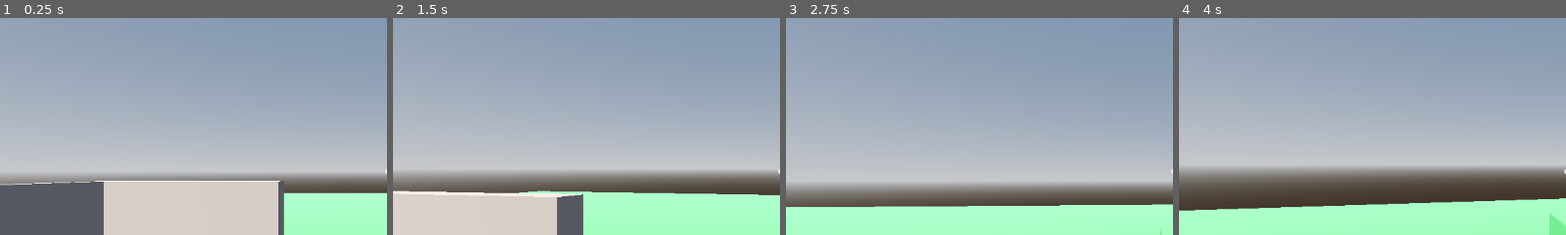
Above: before the commit, frames 1-4 (left to right).
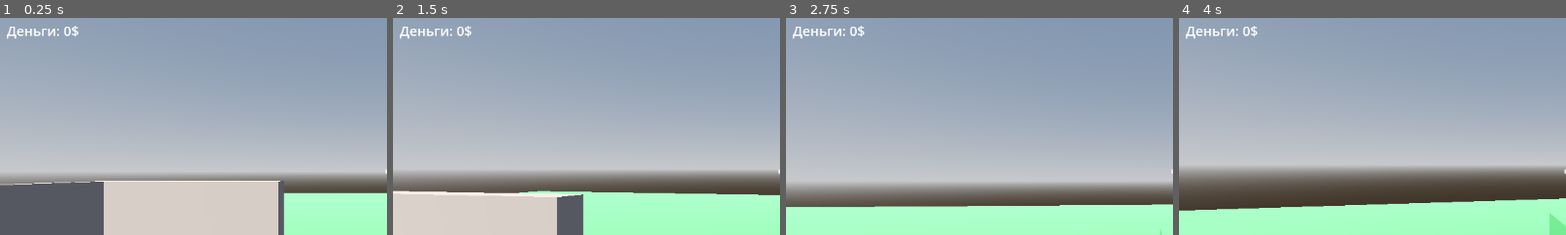
Above: after the commit, the same moments.

Repository: kem4ikkk/ubeziche
Game: Godot game, scene res://scenes/main.tscn
Same seed, same stepped clock (60 frames per second), same inputs: the game is played once before the commit and once after it.
Inputs (mouse positions are % of the whole screen's width and height, from its top left):
- Up to frame 1 (0.25 s): no input
- Up to frame 2 (1.5 s): tap Enter at 0.5 s; move the mouse to (55, 50) at 0.52 s; hold W from 0.53 s (still down); tap R at 0.6 s; click (55, 50) at 0.67 s; tap Space at 0.77 s; move the mouse to (45, 50) at 1.27 s; tap B at 1.35 s
- Up to frame 3 (2.75 s): keep holding W; tap Space at 1.52 s; move the mouse to (52, 48) at 2.02 s; tap C at 2.1 s
- Up to frame 4 (4 s): keep holding W; move the mouse to (49, 52) at 2.77 s; tap 1 at 2.85 s; click (49, 52) at 2.92 s; tap Space at 3.02, 3.77 s; move the mouse to (57, 51) at 3.52 s; tap 2 at 3.6 s
The pictures show only the part of the screen within x 0-50%, y 15-65%; the shares and areas given below are measured in that part.

The runs differ from the first frame. In frame 1, 0.4% of the frame differs, in the area x 1-21%, y 3-10%; in frame 2, 0.4%; in frame 3, 0.4%; in frame 4, 0.4%.

Commit message:
Двойная экономика: деньги за убийство зомби (Этап 4.7.2)
InventorySystem получил вторую валюту `money` (отдельно от инвентаря
ресурсов) с сигналом `money_changed` и методами add_money/spend_money/
get_money. Зомби при смерти начисляют деньги (zombie.gd: money_reward —
обычный 10, танк 30 в zombie_tank.tscn). HUD показывает строку
«Деньги: N$» (MoneyLabel, сигнал money_changed). Разделение веток:
дерево/камень — на крафт и постройку, деньги — на покупки в мастерской.

Проверено через capture-режим: после 6 убитых танков на счету 190$.

Co-Authored-By: Claude Opus 4.8 <noreply@anthropic.com>

Diff:
--- a/scenes/hud.tscn
+++ b/scenes/hud.tscn
@@ -27,6 +27,16 @@
 text = "Wood: 0
 Stone: 0
 Wall: 0"
+theme_override_font_sizes/font_size = 20
+
+[node name="MoneyLabel" type="Label" parent="."]
+anchor_left = 0.0
+anchor_top = 0.0
+anchor_right = 0.2
+anchor_bottom = 0.15
+offset_left = 10.0
+offset_top = 100.0
+text = "Деньги: 0$"
 theme_override_font_sizes/font_size = 20
 
 [node name="HealthLabel" type="Label" parent="."]
--- a/scenes/zombie_tank.tscn
+++ b/scenes/zombie_tank.tscn
@@ -26,6 +26,7 @@
 drop_chance = 0.5
 drop_amount_min = 1
 drop_amount_max = 3
+money_reward = 30
 
 [node name="CollisionShape3D" type="CollisionShape3D" parent="."]
 transform = Transform3D(1, 0, 0, 0, 1, 0, 0, 0, 1, 0, 1.3, 0)
--- a/scripts/hud.gd
+++ b/scripts/hud.gd
@@ -3,6 +3,7 @@
 extends CanvasLayer
 
 @onready var inventory_label: Label = $InventoryLabel
+@onready var money_label: Label = $MoneyLabel
 @onready var health_label: Label = $HealthLabel
 @onready var ammo_label: Label = $AmmoLabel
 @onready var phase_label: Label = $PhaseLabel
@@ -18,6 +19,8 @@
 	process_mode = Node.PROCESS_MODE_ALWAYS
 	InventorySystem.inventory_changed.connect(_on_inventory_changed)
 	_on_inventory_changed(InventorySystem.inventory)
+	InventorySystem.money_changed.connect(_on_money_changed)
+	_on_money_changed(InventorySystem.money)
 
 	var player := get_tree().get_first_node_in_group("player")
 	if is_instance_valid(player) and player.has_node("HealthComponent"):
@@ -61,6 +64,10 @@
 	inventory_label.text = text.strip_edges()
 
 
+func _on_money_changed(amount: int) -> void:
+	money_label.text = "Деньги: %d$" % amount
+
+
 func _on_health_changed(current: float, maximum: float) -> void:
 	health_label.text = "HP: %d / %d" % [current, maximum]
 
--- a/scripts/inventory_system.gd
+++ b/scripts/inventory_system.gd
@@ -4,11 +4,17 @@
 extends Node
 
 signal inventory_changed(inventory: Dictionary)
+signal money_changed(amount: int)  ## деньги — вторая валюта (Этап 4.7.2)
 
 var inventory: Dictionary = {
 	"wood": 0,
 	"stone": 0,
 }
+
+# Деньги (Этап 4.7.2): отдельная валюта, не входит в inventory.
+# Ресурсы (дерево/камень) идут на крафт и постройку, деньги — на покупки
+# в мастерской (стены, лечение). Деньги капают за убийство зомби.
+var money: int = 0
 
 
 func _ready() -> void:
@@ -35,3 +41,23 @@
 ## Получить количество ресурса.
 func get_resource(resource_type: String) -> int:
 	return inventory.get(resource_type, 0)
+
+
+## Начислить деньги (Этап 4.7.2): например, за убийство зомби.
+func add_money(amount: int) -> void:
+	money += amount
+	money_changed.emit(money)
+
+
+## Потратить деньги (возвращает true, если хватило).
+func spend_money(amount: int) -> bool:
+	if money >= amount:
+		money -= amount
+		money_changed.emit(money)
+		return true
+	return false
+
+
+## Получить текущее количество денег.
+func get_money() -> int:
+	return money
--- a/scripts/zombie.gd
+++ b/scripts/zombie.gd
@@ -22,6 +22,10 @@
 @export var drop_amount_min: int = 1
 @export var drop_amount_max: int = 2
 @export var drop_scene: PackedScene = preload("res://scenes/resource_pickup.tscn")
+
+# Деньги за убийство (Этап 4.7.2): вторая валюта, идёт на покупки в мастерской.
+# Танк даёт больше (задаётся в его сцене).
+@export var money_reward: int = 10
 
 @onready var health: HealthComponent = $HealthComponent
 
@@ -131,6 +135,7 @@
 func _on_died() -> void:
 	_dead = true
 	print("Зомби уничтожен")
+	InventorySystem.add_money(money_reward)   # деньги за убийство (Этап 4.7.2)
 	_drop_resource()
 	queue_free()
 
